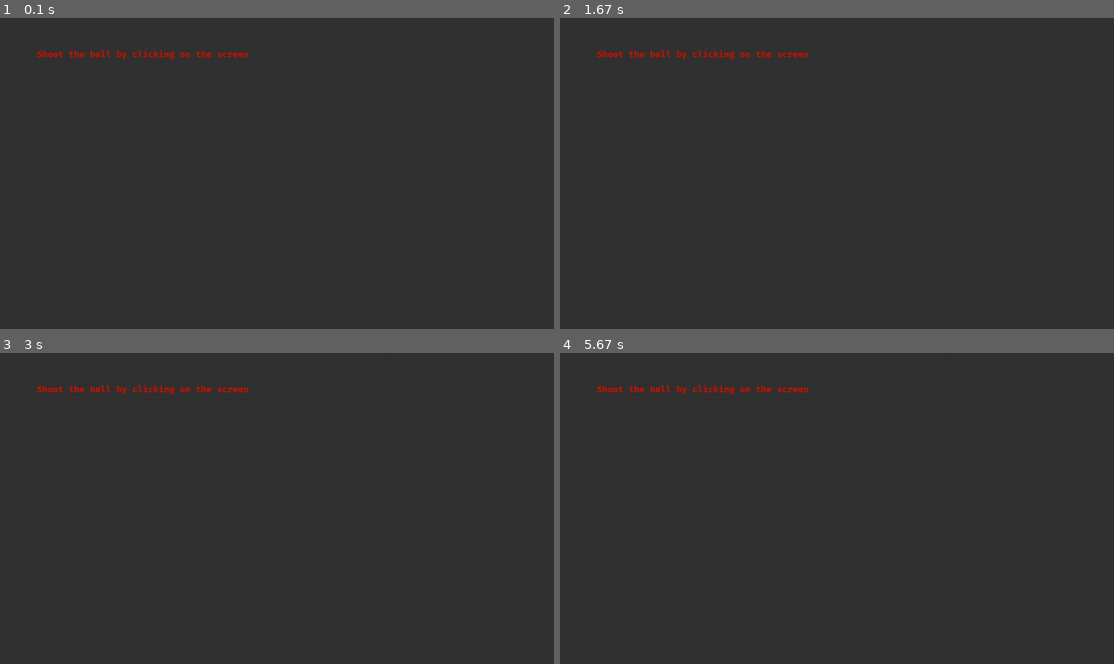
Above: before the commit, frames 1-4 (two rows, left to right).
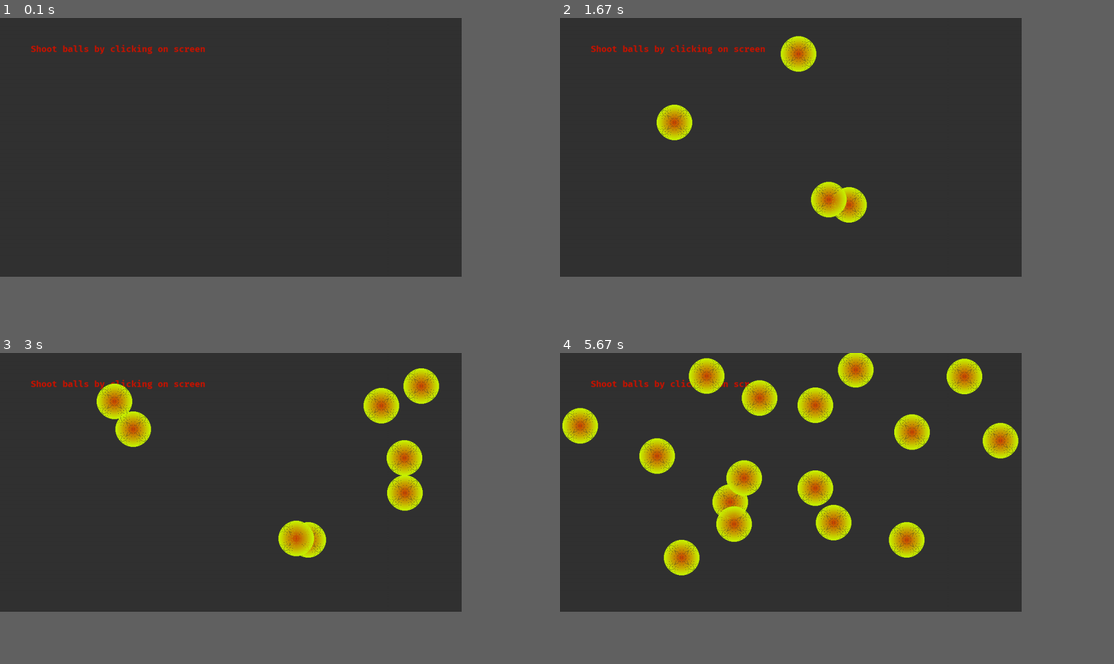
Above: after the commit, the same moments.

Repository: bhbmaster/pygame-shoot-ball
Game: pygame game, started from classBallShoot.py
Same seed, same stepped clock (60 frames per second), same inputs: the game is played once before the commit and once after it.
Inputs (mouse positions are in pixels of both pictures, inside the frame that each line leads up to):
- Up to frame 1 (0.1 s): no input
- Up to frame 2 (1.67 s): press the mouse at (792, 164) at 0.37 s; move the mouse to (737, 154) at 0.47 s; release the mouse at (681, 148) at 0.6 s; click (837, 204) at 0.72 s; press the mouse at (837, 204) at 1.03 s; move the mouse to (820, 133) at 1.13 s; release the mouse at (798, 61) at 1.27 s; press the mouse at (837, 204) at 1.37 s; move the mouse to (814, 189) at 1.47 s; release the mouse at (798, 173) at 1.6 s
- Up to frame 3 (3 s): press the mouse at (277, 539) at 1.7 s; move the mouse to (310, 530) at 1.8 s; release the mouse at (349, 524) at 1.93 s; press the mouse at (277, 539) at 2.03 s; move the mouse to (315, 499) at 2.13 s; release the mouse at (349, 458) at 2.27 s; press the mouse at (277, 539) at 2.37 s; move the mouse to (337, 499) at 2.47 s; release the mouse at (398, 461) at 2.6 s; press the mouse at (277, 539) at 2.7 s; move the mouse to (332, 536) at 2.8 s; release the mouse at (393, 533) at 2.93 s
- Up to frame 4 (5.67 s): press the mouse at (837, 539) at 3.03 s; move the mouse to (825, 505) at 3.13 s; release the mouse at (809, 471) at 3.27 s; press the mouse at (837, 539) at 3.37 s; move the mouse to (764, 486) at 3.47 s; release the mouse at (687, 436) at 3.6 s; press the mouse at (837, 539) at 3.7 s; move the mouse to (875, 524) at 3.8 s; release the mouse at (914, 511) at 3.93 s; press the mouse at (837, 539) at 4.03 s; move the mouse to (776, 468) at 4.13 s; release the mouse at (720, 396) at 4.27 s; press the mouse at (837, 539) at 4.37 s; move the mouse to (892, 508) at 4.47 s; release the mouse at (953, 480) at 4.6 s; press the mouse at (837, 539) at 4.7 s; move the mouse to (770, 480) at 4.8 s; release the mouse at (704, 421) at 4.93 s; press the mouse at (837, 539) at 5.03 s; move the mouse to (798, 471) at 5.13 s; release the mouse at (764, 402) at 5.27 s; press the mouse at (837, 539) at 5.37 s; move the mouse to (831, 489) at 5.47 s; release the mouse at (825, 440) at 5.6 s
The window is 900x506 before the commit and 750x421 after it. Grey fills any space a smaller window leaves; there, only what the larger window draws over its background counts as a difference.

The runs differ from the first frame. In frame 1, 0.7% of the frame differs, in the area x 5-45%, y 8-14%; in frame 2, 2.8%; in frame 3, 5.0%; in frame 4, 9.6%, in the area x 0-83%, y 0-72%.

Commit message:
class version now fully work and shoots multiple balls

Diff:
--- a/classBallShoot.py
+++ b/classBallShoot.py
@@ -3,8 +3,9 @@
 import random
 import math
 
-version = "0.0.1c"
+version = "0.0.3c"
 FPS = 60
+Scale = 0.75
 Grey = pygame.Color(50,50,50)
 Yellow = pygame.Color(200,200,0)
 Red = pygame.Color(200, 20, 0)
@@ -25,7 +26,47 @@
         surface.blit(msg_surface,msg_rect)
 
 class Ball:
-    pass
+
+    def __init__(self,x0,y0,dir_degrees,speed,radius):
+        self.cX = x0
+        self.cY = y0
+        self.dir_degrees = dir_degrees
+        self.radius = radius
+        self.speed = speed
+        # change in x and y (normalized):
+        self.cDx = math.cos(self.dir_degrees*math.pi/180)
+        self.cDy = -math.sin(self.dir_degrees*math.pi/180)
+        self.circle_shades = 20
+
+    def update(self):  # update aka move
+
+        # window borders:
+        window_width,window_height = pygame.display.get_window_size()
+
+        if (self.cY + self.radius > window_height) or (self.cY - self.radius < 0):
+            self.cDy = -self.cDy
+        if (self.cX + self.radius > window_width) or (self.cX - self.radius < 0):
+            self.cDx = -self.cDx
+        # debug info 2 here
+        # next circle position updated with change in X and change Y
+        self.cX += self.cDx*self.speed # (new - add change_in_x_normalized_ratio * circle_speed)
+        self.cY += self.cDy*self.speed # (new - add
+
+    def draw(self,surface):
+
+        # draw circles shades which draws the circle
+        circle_shades_prime = self.circle_shades + 1
+        for i in range(circle_shades_prime):
+            ratioR = (circle_shades_prime - i) / circle_shades_prime # moves from 1 to 0 smoothly (aka Ratio Reverse)
+            ratio = 1-ratioR                                         # moves from 0 to 1 smoothly
+            cRed = 200
+            cGreenVar = 200
+            cGreen = int(cGreenVar*ratio) + (255-cGreenVar)
+            cBlue = 0
+            cColor = pygame.Color(cRed,cGreen, cBlue)
+            cR = self.radius*ratio # moves from radius 0 to 1*circle_radius (small to big)
+            cW = int(self.radius/circle_shades_prime)+1
+            pygame.draw.circle(surface, cColor, (self.cX, self.cY), cR, cW)
 
 class Main:
 
@@ -44,6 +85,19 @@
         self.clock = pygame.time.Clock()
 
     def gameLoop(self):
+
+        # preloop inits
+        circle_mouse_pos = []
+        balls = []
+        # for now put here:
+        circle_min_speed = 0.5
+        circle_max_speed = int(self.DIAGONAL/45) # gets us speed of around ~30 in 1000 by 1000 (1414 diag)
+        circle_radius = int(self.DIAGONAL/28) # gets us ball of size 50 in 1000 by 1000 (1414 diag)
+
+        # print to console
+        print(f"* Shoot Ball v{version} - Window Size {self.X}x{self.Y} - MaxSpeed: {circle_max_speed} - Radius: {circle_radius}")
+
+        # loop
         while True:
             self.surface.fill(Grey)  # draw background here in case we want to draw debug info in events (before calling draw)
             events = pygame.event.get()
@@ -53,17 +107,47 @@
                     # quit game if press X or hit q key
                     pygame.display.quit()
                     sys.exit()
+                if ev.type == pygame.MOUSEBUTTONDOWN:
+                    x_mouse, y_mouse = ev.pos
+                    circle_mouse_pos.append((x_mouse, y_mouse))
+                if ev.type == pygame.MOUSEBUTTONUP:
+                    # get mouse start and end position & delta
+                    x_mouse , y_mouse = ev.pos
+                    mX0=circle_mouse_pos[0][0]
+                    mY0=circle_mouse_pos[0][1]
+                    mX1=x_mouse
+                    mY1=y_mouse
+                    mDx=(mX1-mX0)
+                    mDy=(mY1-mY0)
+                    # direction
+                    theta_radians = math.atan2(mDy,mDx)
+                    theta_degrees = theta_radians * 180 / math.pi
+                    adjusted_degreses = theta_degrees * -1
+                    # adjusted_degress = adjusted_degress+180  # uncomment to shoot like pool
+                    # speed
+                    arrow_length = math.sqrt(mDx**2 + mDy**2)
+                    max_speed_arrow_length = self.DIAGONAL/2
+                    circle_speed = arrow_length / (max_speed_arrow_length/circle_max_speed)
+                    # dividing by 40 makes it so max speed is 30
+                    if circle_speed > circle_max_speed: circle_speed=circle_max_speed
+                    if circle_speed < circle_min_speed: circle_speed=circle_min_speed
+                    # setting circle
+                    circle_mouse_pos = []
+                    balls.append(Ball(mX0,mY0,adjusted_degreses,circle_speed,circle_radius))
+                    # HERE
             # init message
-            msg = Message("Shoot the ball by clicking on the screen",self.X/15,self.Y/10,Red)
+            msg = Message("Shoot balls by clicking on screen",self.X/15,self.Y/10,Red)
             # draw
             msg.draw(self.surface)
+            for ball in balls:
+                ball.update()
+                ball.draw(self.surface)
             pygame.display.update()
             self.clock.tick(FPS)
 
 
 ## main ##
 
-Scale = 0.9
 m = Main(Scale)
 m.gameLoop()
 
--- a/funcBallShoot.py
+++ b/funcBallShoot.py
@@ -30,8 +30,6 @@
 circle_time_mover = 0
 circle_min_speed = 0.5
 circle_max_speed = int(DIAGONAL/45) # gets us speed of around ~30 in 1000 by 1000 (1414 diag)
-circle_speed = 0
-circle_fire_degrees = 0
 circle_radius = int(DIAGONAL/28) # gets us ball of size 50 in 1000 by 1000 (1414 diag)
 circle_shades = 20
 circle_mouse_pos = []
